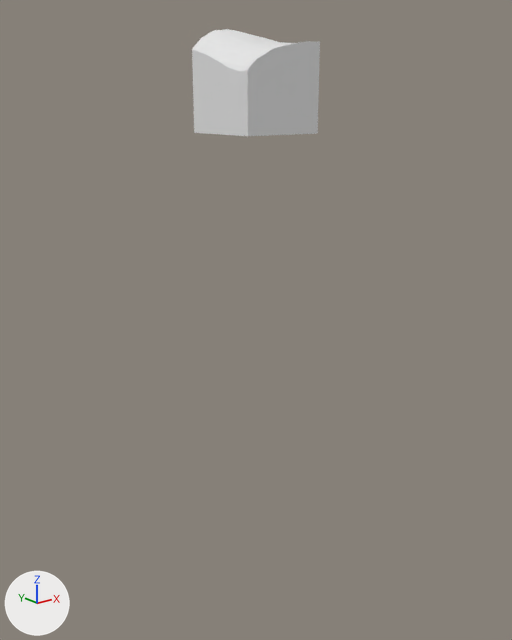
One commit to the glTF model assets/terrain/surface_pieces/surf_1_9.glb: the scene before it, then after it.
Before and after are seen from a camera (50 mm lens) standing at (-128.6, 29.8, -18.1) and looking at (-102.1, 63.0, -31.3). The lights are fixed; the arrows at lower left show +X, +Y and +Z. The first picture is the older version. Where no turn or scale is listed for an object, it has been applied to the vertices.

In view in the first picture: 'geometry_0'.
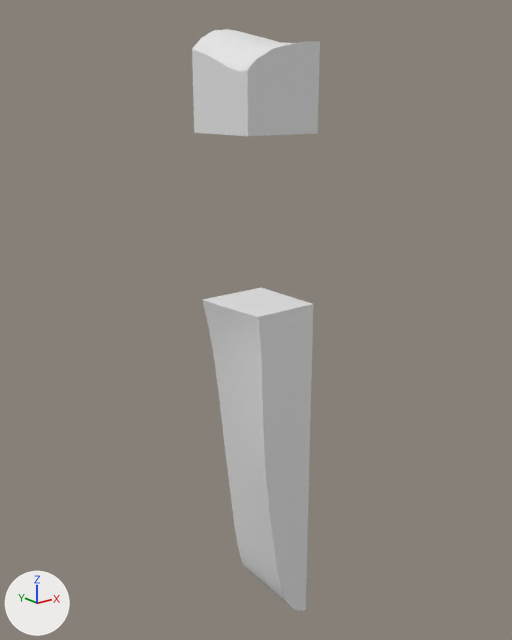
Where the change shows, as pixel boxes [x1, y1, x2, y2] in the pictures (512 x 640 px):
'layer_4', added
    after: [202, 288, 313, 396]
'layer_5', added
    after: [216, 372, 311, 470]
'layer_6', added
    after: [224, 439, 310, 536]
'layer_7', added
    after: [231, 501, 308, 595]
'layer_8', added
    after: [241, 559, 306, 611]

The edits, one by one:
Mesh me_layer_8 is new.
It has 71 vertices, 138 faces and spans x -102.06..-100.0, y 60.0..65.0, z -52.28..-50.0.
Mesh me_layer_7 is new.
It has 84 vertices, 164 faces and spans x -103.07..-100.0, y 60.0..65.0, z -50.0..-45.0.
Mesh me_layer_6 is new.
It has 78 vertices, 152 faces and spans x -103.69..-100.0, y 60.0..65.0, z -45.0..-40.0.
Mesh me_layer_5 is new.
It has 86 vertices, 168 faces and spans x -103.97..-100.0, y 60.0..65.0, z -40.0..-35.0.
Mesh me_layer_4 is new.
It has 77 vertices, 150 faces and spans x -104.72..-100.0, y 60.0..65.0, z -35.0..-30.0.
Object 'layer_8' (ob_layer_8) is new; it shows me_layer_8.
Its location is (0.0, 0.0, 0.0).
Object 'layer_7' (ob_layer_7) is new; it shows me_layer_7.
Its location is (0.0, 0.0, 0.0).
Object 'layer_6' (ob_layer_6) is new; it shows me_layer_6.
Its location is (0.0, 0.0, 0.0).
Object 'layer_5' (ob_layer_5) is new; it shows me_layer_5.
Its location is (0.0, 0.0, 0.0).
Object 'layer_4' (ob_layer_4) is new; it shows me_layer_4.
Its location is (0.0, 0.0, 0.0).
